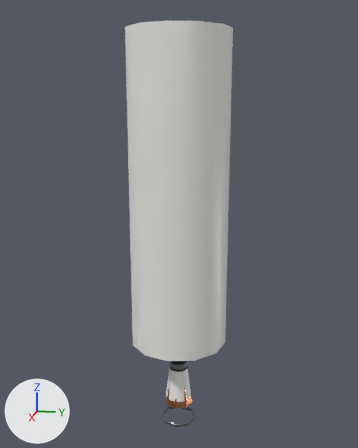
The glTF model assets/rockets/atlantean-v-551/upper.lo.glb, before and after one commit.
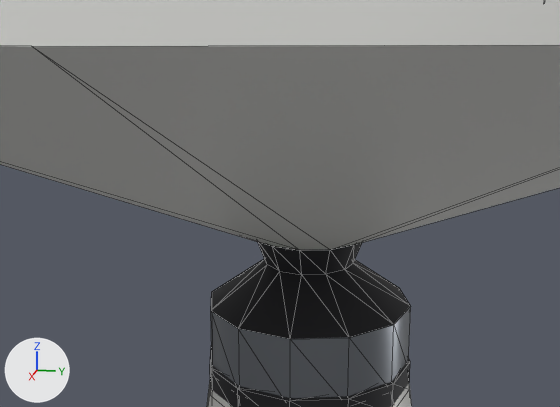
Each version is shown whole from a 50 mm camera at (14.58, 2.93, 10.4) aimed at (-0.13, -0.01, 6.73), then close up from a 50 mm camera at (2.16, 0.34, 2.95) aimed at (-0.03, -0.09, 2.4). Every picture has the same lights, and +X, +Y and +Z are marked at lower left. The older version's two pictures come first. The close-ups show mesh edges as thin lines. Where no turn or scale is listed for an object, it has been applied to the vertices. Vertices at exactly the same position are counted once.

The first close-up shows 'upper.dark', 'upper.hull', 'upper.metal'.
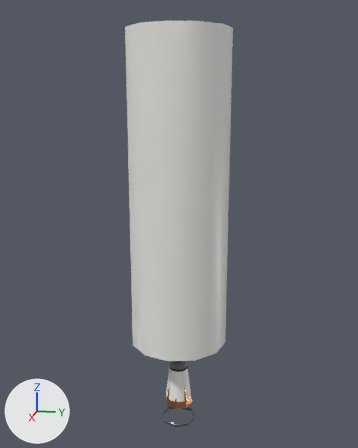
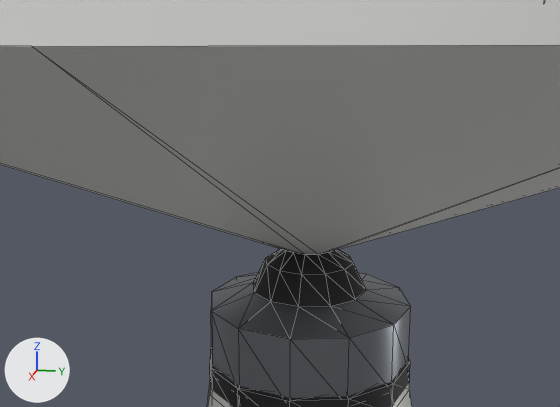
Where the newer file only moved an object's origin or applied its transform, the numbers keep the older frame.

Changed parts and their boxes [x1, y1, x2, y2] in the close-ups (560 x 407 px; the box of a moved part takes in the faces that stretch with it):
'upper.metal', reshaped
    before: [211, 306, 411, 398]
    after: [211, 272, 411, 398]
'upper.dark', reshaped
    before: [210, 242, 410, 407]
    after: [210, 249, 410, 407]
part 1 of me_upper_dark, moved or reshaped
    before: [211, 242, 410, 339]
    after: [253, 249, 366, 307]
part 2 of me_upper_metal, added
    after: [211, 272, 410, 339]

The change in detail:
me_upper_dark is used by ob_upper_dark; location (0.0, 0.0, 2.08).
me_upper_dark had 86 vertices, 144 faces and spanned x -0.306..0.306, y -0.306..0.306, z -0.24..0.24.
me_upper_dark now has 86 vertices, 144 faces and spans x -0.306..0.306, y -0.306..0.306, z -0.24..0.2.
me_upper_dark part 1: 35 of 86 vertices moved; they spanned x -0.3..0.3, y -0.3..0.3, z 0.04..0.24 and now span x -0.17..0.17, y -0.17..0.17, z 0.08..0.2; mean shift (0.0, 0.0, 0.0); largest move (0.26, -0.15, 0.04) -> (0.13, 0.0, 0.16).
me_upper_metal is used by ob_upper_metal; location (0.0, 0.0, 1.05).
me_upper_metal had 56 vertices, 72 faces and spanned x -0.57..0.57, y -0.57..0.57, z -1.07..1.07.
me_upper_metal now has 68 vertices, 96 faces and spans x -0.57..0.57, y -0.57..0.57, z -1.07..1.11.
Part 2, on me_upper_metal:
12 vertices are added at x -0.17..0.17, y -0.17..0.17, z 1.11.
24 new faces join them.
